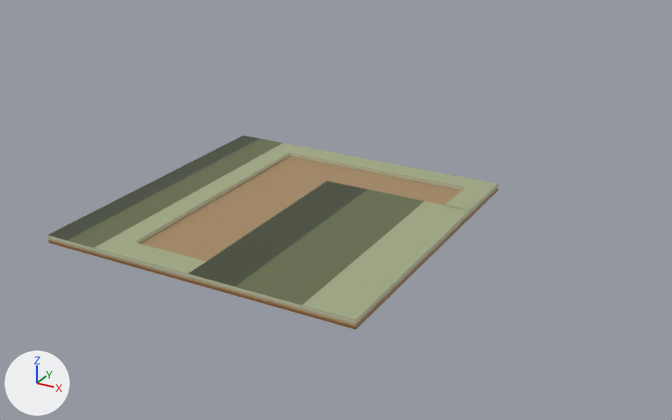
Before and after pictures for a commit that changed the glTF model models/mapone/scene.gltf.
Before and after are seen from a 50 mm lens placed at (16.8, -26.7, 14.0), pointed at (1.7, 0.6, 0.3). Every picture has the same lights, and +X, +Y and +Z are marked at lower left. Where no turn or scale is listed for an object, it has been applied to the vertices. Vertices at the same position are counted once.

The older version as bpy lines, for what is in view:
```python
me_cube_003 = bpy.data.meshes.new('Cube.003')
me_cube_003.from_pydata(...)  # 48 vertices, 84 faces; spans x -6.01..6.01, y -6.0..6.0, z -0.04..0.26
me_cube_003.materials.append(mat_material_001)  # picture img_diffuse
ob_cube = bpy.data.objects.new('Cube', me_cube_003)
ob_cube.location = (0.0, 0.0, 0.0)
```
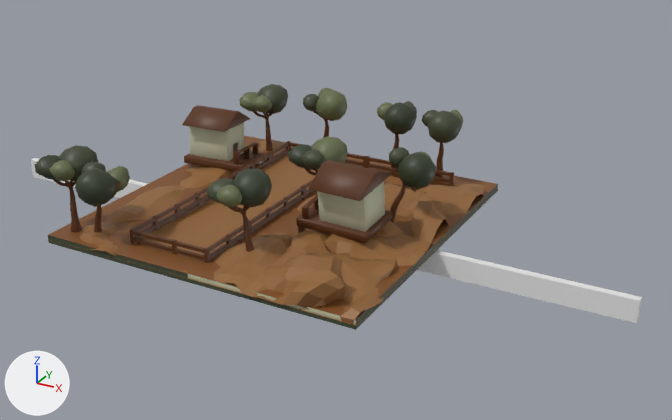
What differs and where, as boxes (x1, y1, x2, y2) in the pictures (672 x 420 px):
'Cube', reshaped (26% taller): before (48, 135, 498, 330); after (35, 84, 498, 330)
'Cube.001', added: after (31, 158, 642, 323)
part 1 of me_cube_003, added (brown): after (35, 84, 485, 324)
part 2 of me_cube_003, surface changed (green to brown): before (48, 135, 498, 330); after (48, 136, 498, 330)

Edits to the bpy script that builds the scene:
```text
Change me_cube_003:
    used by ob_cube; location = (0.0, 0.0, 0.0)
    remove me_cube_003.from_pydata(...)  # 48 vertices, 84 faces; spans x -6.01..6.01, y -6.0..6.0, z -0.04..0.26
    add me_cube_003.from_pydata(...)  # 6936 vertices, 13219 faces; spans x -6.51..6.14, y -6.35..6.56, z -0.62..3.24
    me_cube_003 part 1: 6888 vertices added at x -6.51..6.14, y -6.35..6.56, z -0.62..3.24
    me_cube_003 part 2: 60 kept faces spanning x -6.01..6.01, y -6.0..6.0, z -0.04..0.26 get new texture (UV) coordinates
    me_cube_003 part 3: the surface is now shaded smooth
Add me_cube_004:
    me_cube_004.from_pydata(...)  # a box spanning x -12.8..12.8, y -0.1..0.1, z -0.4..0.4
Add ob_cube_001:
    ob_cube_001 = bpy.data.objects.new('Cube.001', me_cube_004)
    ob_cube_001.location = (0.0, 0.0, -0.52)
```
